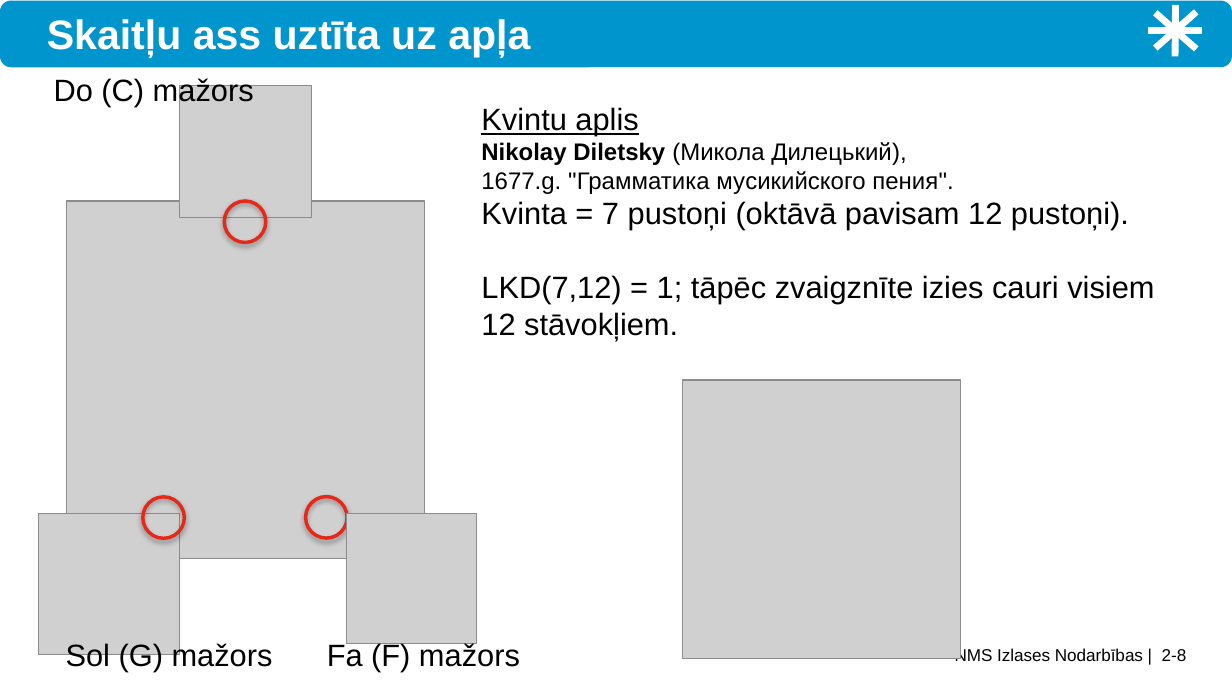
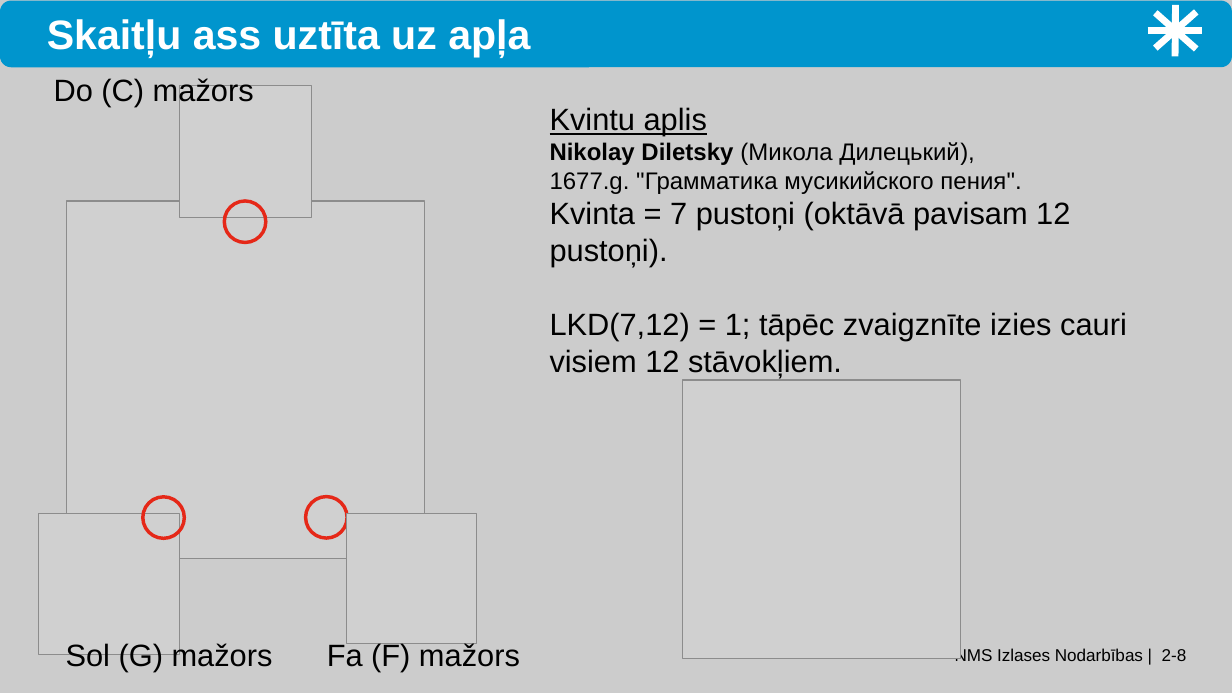
Before and after one commit to kapsitis/nms-courses, a slide deck: slide 8 of legacy-slides/ntjun02-modular-arithmetic.pptx. Drawn at 1232x693 pixels with LibreOffice and Linux fonts; fonts in the diff are those of the drawing; grey boxes stand for pictures. Boxes give left, top, right and bottom in pixels: in the first picture for what was removed or moved away, otherwise in the second. Text is boxed around its words. In the diff, an @@ line names an element or a change of style, - is before the commit and + after.

```diff
--- a/legacy-slides/ntjun02-modular-arithmetic.pptx
+++ b/legacy-slides/ntjun02-modular-arithmetic.pptx
@@ background #FFFFFF to #CCCCCC @@
@@ text "Kvintu aplis Nikolay Diletsky (Микола ..." rewrapped from (481,107,1154,341) to (550,107,1127,378) @@
@@ shadow off in 3 elements at (224,201,266,243), (143,496,185,538), (306,496,347,538) @@
```
Also in this commit, not shown: 13 other slides changed, 13 slides removed, 13 other files.
